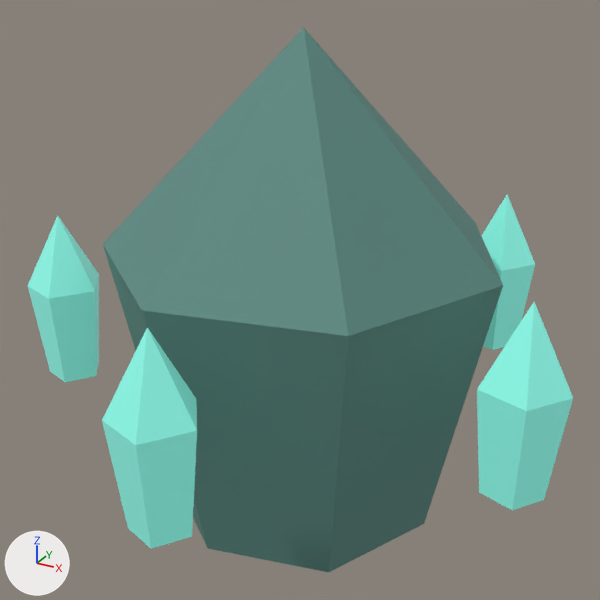
Two versions of the glTF model assets/models/glb/deep-fracture-creature-AnnoyanceWisp-spirit.glb, one commit apart.
Camera for both pictures: a 50 mm lens placed at (0.701, -1.288, 0.88), pointed at (0.014, -0.039, 0.255). Lighting does not change. The marker at lower left points along +X, +Y and +Z. The first picture is the older version.

Objects in the first picture: 'orbit-shard-0', 'orbit-shard-1', 'orbit-shard-2', 'orbit-shard-4', 'shell'.
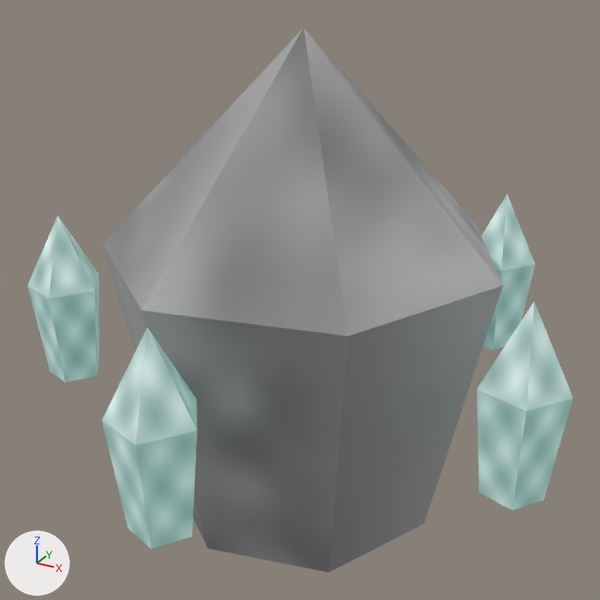
Where the change shows, as pixel boxes (x1, y1, x2, y2) in the pictures (600 x 600 px):
'shell', recoloured (cyan to grey)
    both: (103, 27, 503, 572)
'orbit-shard-1', recoloured
    both: (102, 327, 197, 549)
'orbit-shard-0', recoloured
    both: (477, 302, 573, 510)
'orbit-shard-2', recoloured
    both: (28, 216, 99, 382)
'orbit-shard-4', recoloured
    both: (482, 195, 535, 350)

Edits to the bpy script that builds the scene:
```text
Add img_a024851ca806c911:
    img_a024851ca806c911 = load_image('a024851ca806c911', '_unpacked/a024851ca806c911', 256, 256, 'sRGB')
Add img_47c10eca8ccae7da:
    img_47c10eca8ccae7da = load_image('47c10eca8ccae7da', '_unpacked/47c10eca8ccae7da', 256, 256, 'sRGB')
Add mat_export_source_002_crystal:
    mat_export_source_002_crystal = principled_material('export-source.002.crystal')
    mat_export_source_002_crystal.texture = img_a024851ca806c911
    mat_export_source_002_crystal.metallic = 0.18
    mat_export_source_002_crystal.roughness = 0.24
    mat_export_source_002_crystal.emission_color = (0.0582, 0.206, 0.175)  # cyan #447d74
    mat_export_source_002_crystal.emission_strength = 1.0
Add mat_export_source_001_carapace:
    mat_export_source_001_carapace = principled_material('export-source.001.carapace')
    mat_export_source_001_carapace.texture = img_47c10eca8ccae7da
    mat_export_source_001_carapace.metallic = 0.12
    mat_export_source_001_carapace.roughness = 0.78
Change me_shell:
    where me_shell.from_pydata(...)  # 16 vertices, 28 faces; spans x -0.361..0.361, y -0.37..0.37, z -0.484..0.484
    remove me_shell.materials.append(mat_export_source_001)  # cyan #5f8d85
    add me_shell.materials.append(mat_export_source_001_carapace)  # picture img_47c10eca8ccae7da
Change me_orbit_shard_0:
    where me_orbit_shard_0.from_pydata(...)  # 12 vertices, 20 faces; spans x -0.068..0.068, y -0.071..0.071, z -0.177..0.177
    remove me_orbit_shard_0.materials.append(mat_export_source_002)  # cyan #8bf6e5, glowing cyan #447d74
    add me_orbit_shard_0.materials.append(mat_export_source_002_crystal)  # picture img_a024851ca806c911, glowing cyan #447d74
Change me_orbit_shard_1:
    where me_orbit_shard_1.from_pydata(...)  # 12 vertices, 20 faces; spans x -0.068..0.068, y -0.071..0.071, z -0.177..0.177
    remove me_orbit_shard_1.materials.append(mat_export_source_002)  # cyan #8bf6e5, glowing cyan #447d74
    add me_orbit_shard_1.materials.append(mat_export_source_002_crystal)  # picture img_a024851ca806c911, glowing cyan #447d74
Change me_orbit_shard_2:
    where me_orbit_shard_2.from_pydata(...)  # 12 vertices, 20 faces; spans x -0.068..0.068, y -0.071..0.071, z -0.177..0.177
    remove me_orbit_shard_2.materials.append(mat_export_source_002)  # cyan #8bf6e5, glowing cyan #447d74
    add me_orbit_shard_2.materials.append(mat_export_source_002_crystal)  # picture img_a024851ca806c911, glowing cyan #447d74
Change me_orbit_shard_4:
    where me_orbit_shard_4.from_pydata(...)  # 12 vertices, 20 faces; spans x -0.068..0.068, y -0.071..0.071, z -0.177..0.177
    remove me_orbit_shard_4.materials.append(mat_export_source_002)  # cyan #8bf6e5, glowing cyan #447d74
    add me_orbit_shard_4.materials.append(mat_export_source_002_crystal)  # picture img_a024851ca806c911, glowing cyan #447d74
```
